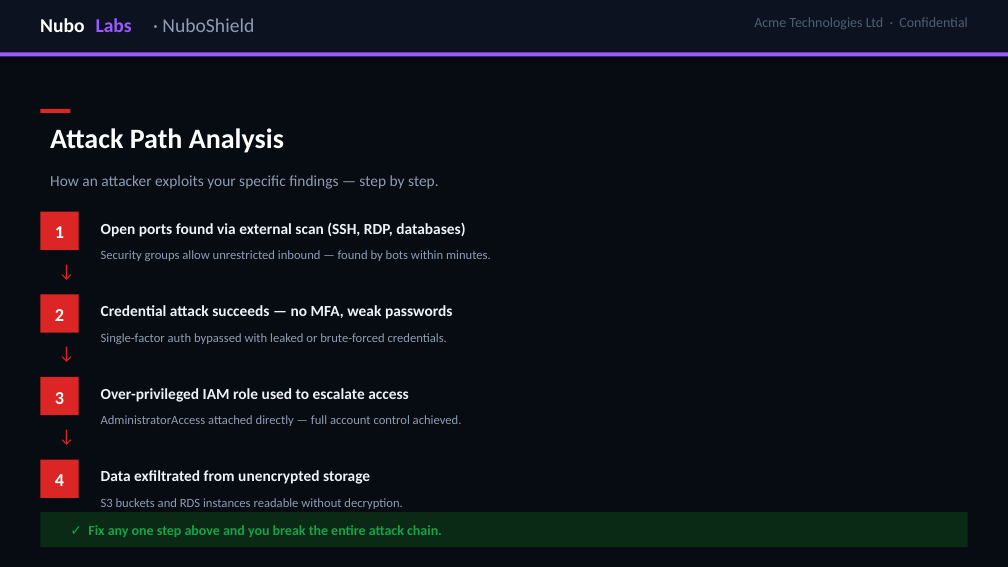
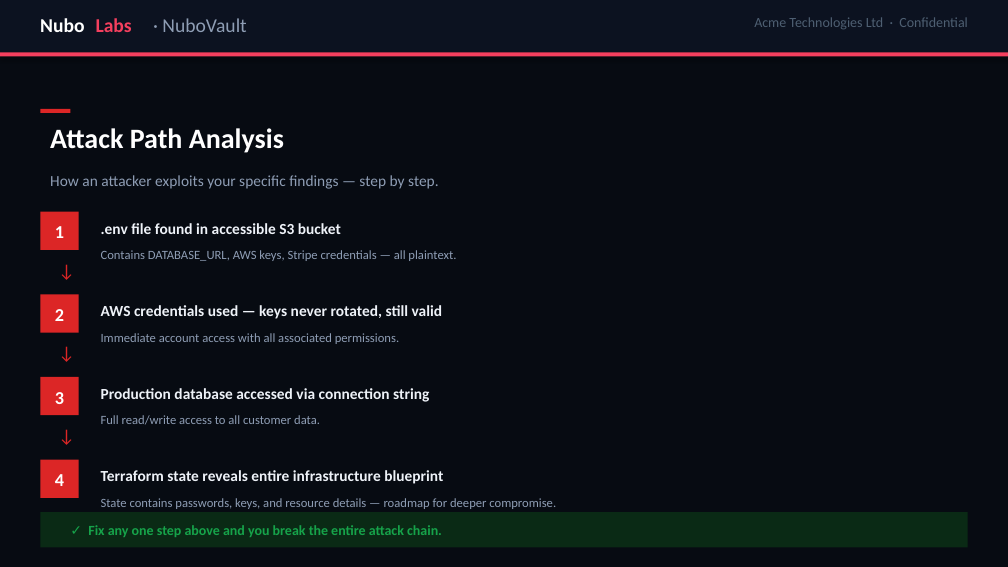
Before and after one commit to kenziebollon-nubolabs/kenziebollon-nubolabs.github.io, a slide deck: slide 5 of samples/nuboshield_deck_acme.pptx. Drawn at 1008x567 pixels with LibreOffice and Linux fonts; fonts in the diff are those of the drawing. Boxes give left, top, right and bottom in pixels: in the first picture for what was removed or moved away, otherwise in the second. Text is boxed around its words. In the diff, an @@ line names an element or a change of style, - is before the commit and + after.

```diff
--- a/samples/nuboshield_deck_acme.pptx
+++ b/samples/nuboshield_deck_acme.pptx
@@ text "Labs" at [96,18,132,32]: text colour #9B5CFF to #F43F5E @@
@@ text at [162,18,246,32]: text changed @@
-· NuboShield
+· NuboVault
@@ rectangle at [0,52,1008,56]: fill #9B5CFF to #F43F5E @@
@@ text at [101,223,341,234]: text changed @@
-Open ports found via external scan (SSH, RDP, databases)
+.env file found in accessible S3 bucket
@@ text at [101,250,456,261]: text changed @@
-Security groups allow unrestricted inbound — found by bots within minutes.
+Contains DATABASE_URL, AWS keys, Stripe credentials — all plaintext.
@@ text at [101,305,443,319]: text changed @@
-Credential attack succeeds — no MFA, weak passwords
+AWS credentials used — keys never rotated, still valid
@@ text at [101,333,399,344]: text changed @@
-Single-factor auth bypassed with leaked or brute-forced credentials.
+Immediate account access with all associated permissions.
@@ text at [101,388,429,402]: text changed @@
-Over-privileged IAM role used to escalate access
+Production database accessed via connection string
@@ text at [101,415,320,425]: text changed @@
-AdministratorAccess attached directly — full account control achieved.
+Full read/write access to all customer data.
@@ text at [101,470,443,484]: text changed @@
-Data exfiltrated from unencrypted storage
+Terraform state reveals entire infrastructure blueprint
@@ text at [101,498,556,509]: text changed @@
-S3 buckets and RDS instances readable without decryption.
+State contains passwords, keys, and resource details — roadmap for deeper compromise.
```
Also in this commit, not shown: 13 other slides changed, 6 slides added, 3 slides removed, 3 other files.
